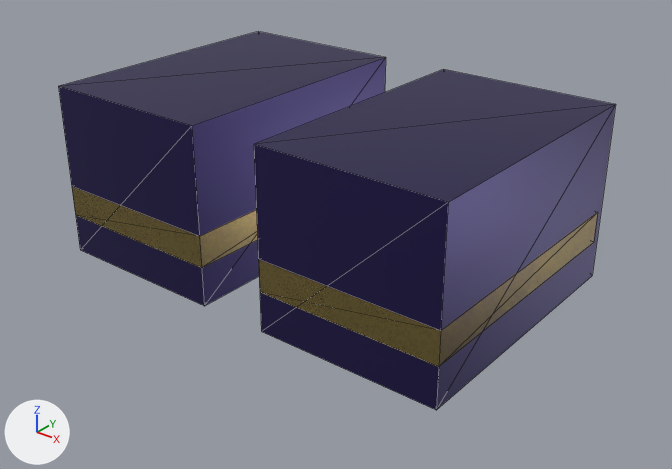
Two versions of the glTF model src/client/dev_viewer/models/modular_heroes/dw_boots_elite.glb, one commit apart.
Before and after are seen from a 50 mm camera at (0.661, -0.848, 0.437) aimed at (0.008, -0.032, -0.069). The axes (+X, +Y, +Z) are drawn at lower left. The lights are the same throughout. The picture after the commit comes second. Mesh edges are drawn as thin lines. Where no turn or scale is listed for an object, it has been applied to the vertices. Vertices at exactly the same position are counted once.

Objects in the first picture: 'boot_-1', 'boot_1', 'boot_trim_-1', 'boot_trim_1'.
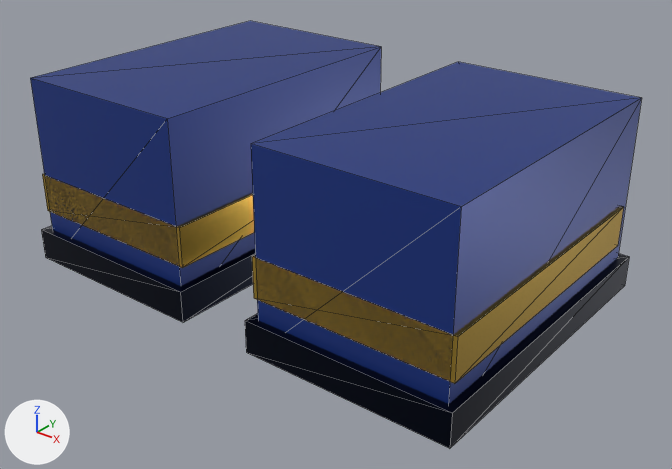
Location of each change, [x1, y1, x2, y2] in pixels of the pictures (672 x 469 px):
'boot_1', recoloured, surface changed, moved, rescaled
    before: [254, 69, 616, 410]
    after: [251, 62, 642, 404]
'boot_-1', recoloured, surface changed, moved, rescaled
    before: [58, 31, 386, 306]
    after: [30, 21, 381, 286]
'boot_trim_1', recoloured, moved, rescaled (10% wider, 15% taller)
    before: [259, 212, 598, 367]
    after: [252, 206, 624, 384]
'boot_sole_1', added
    after: [245, 254, 629, 448]
'boot_trim_-1', recoloured, moved, rescaled (14% wider, 16% taller)
    before: [72, 187, 258, 268]
    after: [42, 174, 254, 268]
'boot_sole_-1', added
    after: [41, 226, 255, 322]

The edits, one by one:
Material 'Material_0' (mat_material_0) changes colour from dark blue #322960 to blue #1e3a8a; in linear values from (0.0319, 0.0222, 0.117) to (0.013, 0.0423, 0.254).
In material 'Material_0' (mat_material_0), metallic goes from 0.72 to 0.35.
Material 'Material_1' (mat_material_1) changes colour from yellow #a99558 to black #0f172a; in linear values from (0.397, 0.301, 0.0976) to (0.00478, 0.00857, 0.0232).
Material 'Material_2' (mat_material_2) is new.
Its base color is (0.745, 0.479, 0.0723) (yellow #e0b84c).
Its metallic is 0.92.
Its roughness is 0.18.
me_mesh_0 is used by ob_boot__1; location (-0.16, -0.035, 0.0).
me_mesh_0 had 8 vertices, 12 faces and spanned x -0.115..0.115, y -0.175..0.175, z -0.11..0.11.
me_mesh_0 now has 8 vertices, 12 faces and spans x -0.12..0.12, y -0.19..0.19, z -0.12..0.12.
me_mesh_0 part 1: the whole mesh is scaled about its middle by (1.04, 1.09, 1.09).
me_mesh_1 is used by ob_boot_trim__1; location (-0.16, -0.04, -0.04).
me_mesh_1 had 8 vertices, 12 faces and spanned x -0.115..0.115, y -0.17..0.17, z -0.02..0.02.
me_mesh_1 no longer uses material mat_material_1 (yellow #a99558).
me_mesh_1 now has 8 vertices, 12 faces and spans x -0.125..0.125, y -0.18..0.18, z -0.025..0.025.
me_mesh_1 part 2: the whole mesh is scaled about its middle by (1.09, 1.06, 1.25).
me_mesh_1 gains material mat_material_2 (yellow #e0b84c).
me_mesh_2 is used by ob_boot_1; location (0.16, -0.035, 0.0).
me_mesh_2 had 8 vertices, 12 faces and spanned x -0.115..0.115, y -0.175..0.175, z -0.11..0.11.
me_mesh_2 now has 8 vertices, 12 faces and spans x -0.12..0.12, y -0.19..0.19, z -0.12..0.12.
me_mesh_2 part 3: the whole mesh is scaled about its middle by (1.04, 1.09, 1.09).
me_mesh_3 is used by ob_boot_trim_1; location (0.16, -0.04, -0.04).
me_mesh_3 had 8 vertices, 12 faces and spanned x -0.115..0.115, y -0.17..0.17, z -0.02..0.02.
me_mesh_3 no longer uses material mat_material_1 (yellow #a99558).
me_mesh_3 now has 8 vertices, 12 faces and spans x -0.125..0.125, y -0.18..0.18, z -0.025..0.025.
me_mesh_3 part 4: the whole mesh is scaled about its middle by (1.09, 1.06, 1.25).
me_mesh_3 gains material mat_material_2 (yellow #e0b84c).
Mesh me_mesh_5 is new.
It is a box spanning x -0.13..0.13, y -0.2..0.2, z -0.02..0.02.
It uses material mat_material_1 (black #0f172a).
Object 'boot_-1' (ob_boot__1) moves from (-0.16, -0.035, 0.0) to (-0.18, -0.04, 0.0).
Object 'boot_trim_-1' (ob_boot_trim__1) moves from (-0.16, -0.04, -0.04) to (-0.18, -0.05, -0.03).
Object 'boot_1' (ob_boot_1) moves from (0.16, -0.035, 0.0) to (0.18, -0.04, 0.0).
Object 'boot_trim_1' (ob_boot_trim_1) moves from (0.16, -0.04, -0.04) to (0.18, -0.05, -0.03).
Object 'boot_sole_1' (ob_boot_sole_1) is new; it shows me_mesh_5.
Its location is (0.18, -0.04, -0.1).
Object 'boot_sole_-1' (ob_boot_sole__1) is new; it shows a copy of me_mesh_5.
Its location is (-0.18, -0.04, -0.1).
